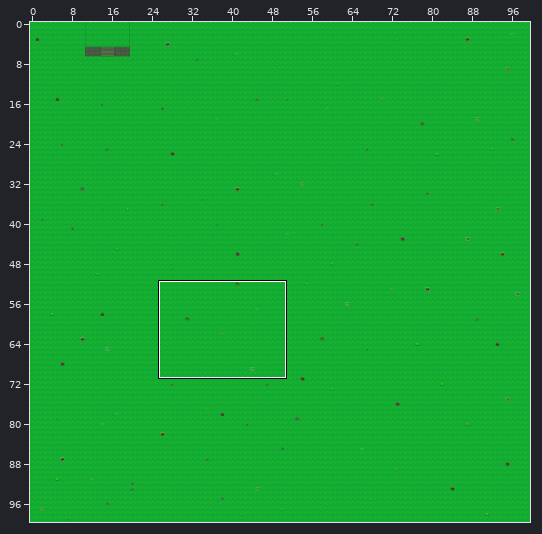
Level history. Tiled map: projects/rpg-game/assets/test_map.tmx. The picture above shows the old version from afar; the outline marks the close-up.
Close-up. Before the commit:
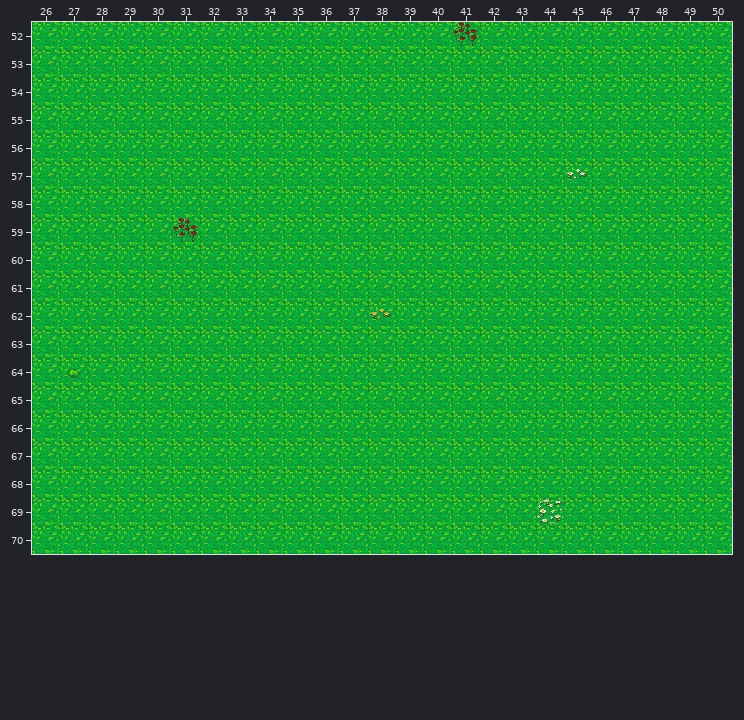
Cells are 32x32 px. Shown: x 26..50, y 52..70. The commit also changed other parts of the map, which this record leaves out.
After:
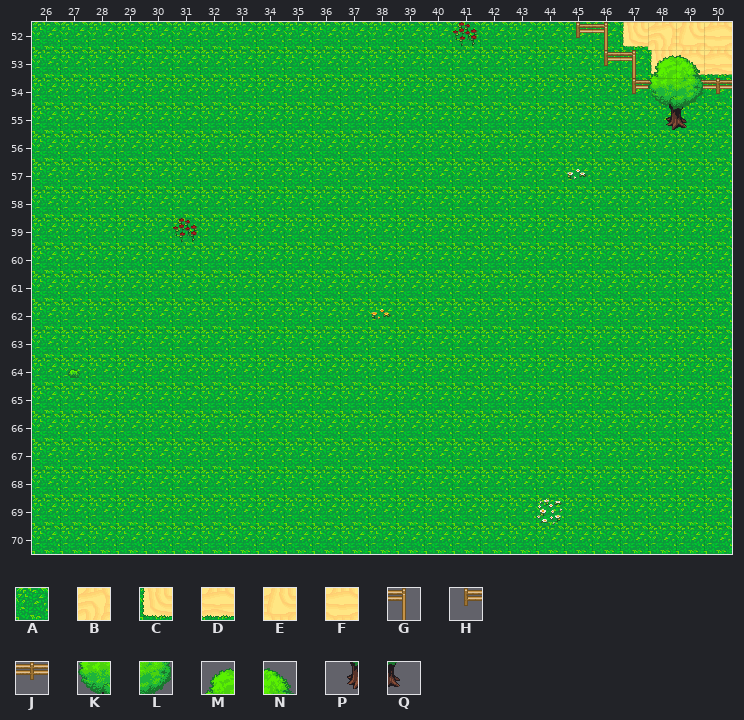
Key: from "test_tiles": A 47, B 123, C 164, D 165, E 167, F 168, G 228, H 249, J 250, K 276, L 277, M 278, N 279, P 299, Q 300.
_ is an empty cell.
Tiles of an added or newly shown layer are drawn over the layers below it.
Edits made:
{"where": "layer \"Background\" (removed)"}
{"y":52,"x":45,"old":"AAAAAA","new":"______"}
{"y":53,"x":46,"old":"AAAAA","new":"_____"}
{"y":54,"x":47,"old":"AAAA","new":"____"}
{"y":55,"x":48,"old":"AA","new":"__"}
{"where": "layer \"Terrain/Ground\" (added)"}
{"y":52,"x":45,"old":"______","new":"AACBEF"}
{"y":53,"x":46,"old":"_____","new":"AACDD"}
{"y":54,"x":47,"old":"____","new":"AAAA"}
{"y":55,"x":48,"old":"__","new":"AA"}
{"where": "layer \"Terrain/Height0\" (added)"}
{"y":52,"x":45,"old":"__","new":"HG"}
{"y":53,"x":46,"old":"__","new":"HG"}
{"y":54,"x":47,"old":"____","new":"HJJJ"}
{"y":55,"x":48,"old":"__","new":"PQ"}
{"where": "layer \"Terrain/Height1\" (added)"}
{"y":54,"x":48,"old":"__","new":"KL"}
{"where": "layer \"Terrain/Height2\" (added)"}
{"y":53,"x":48,"old":"__","new":"MN"}
{"label":"changed","picture_box":[576,22,732,130]}
